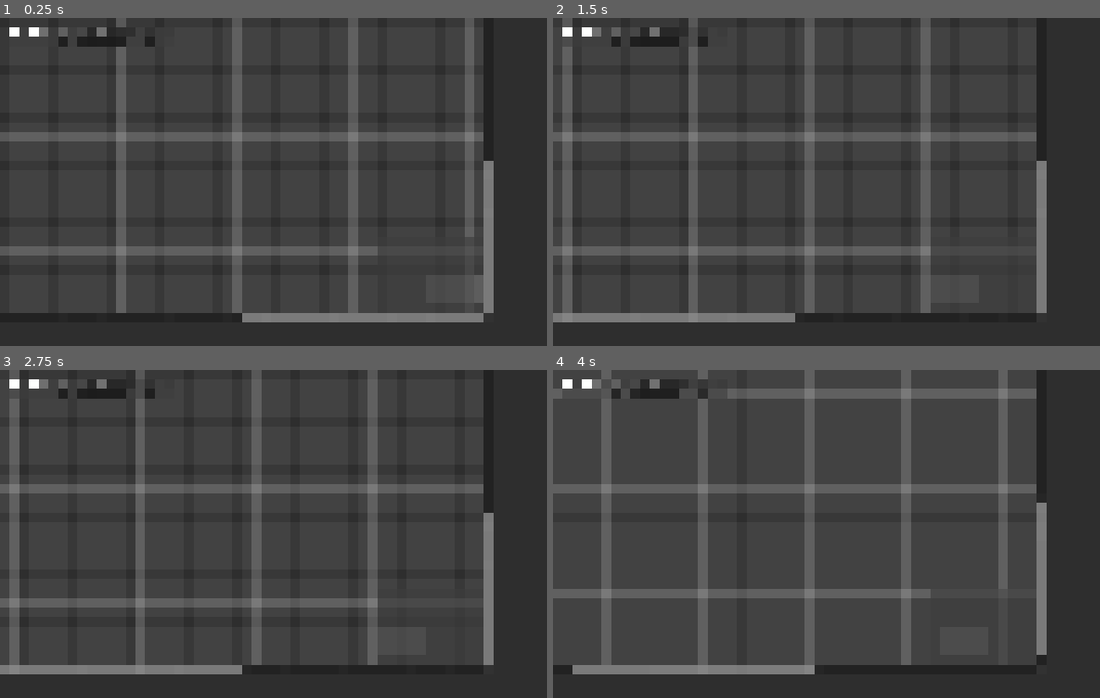
Above: before the commit, frames 1-4 (two rows, left to right).
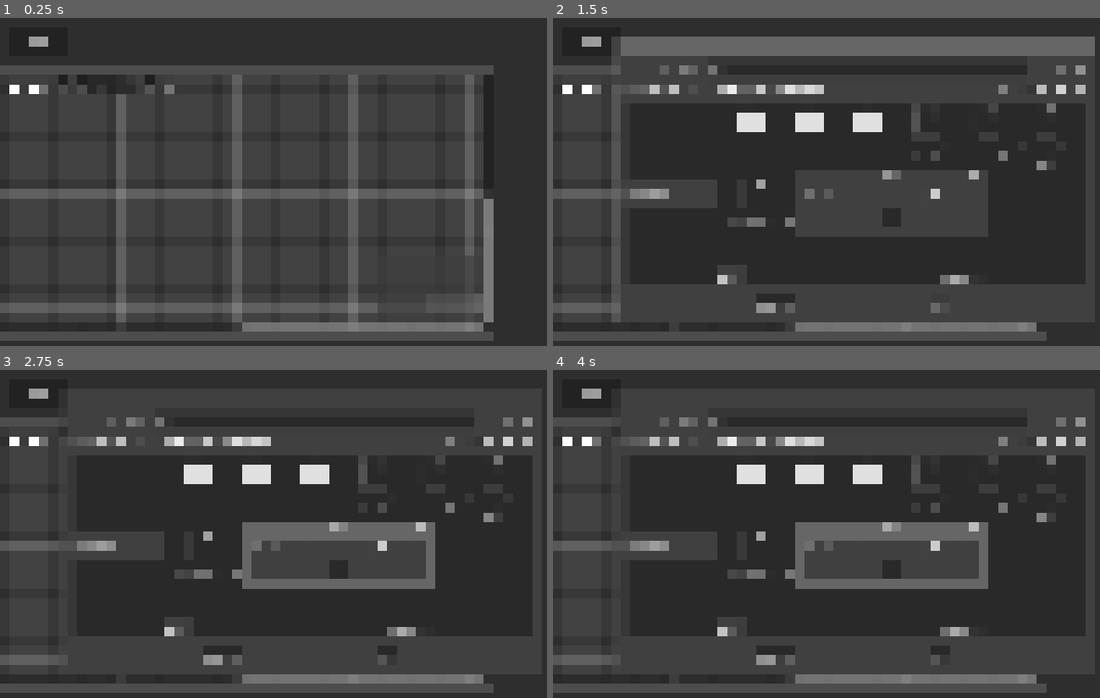
Above: after the commit, the same moments.

Repository: jsaur92/edamame
Game: Godot game, scene res://scenes/editor/editor.tscn
Two runs of this game, one before a commit and one after it. Both use one fixed random seed, a clock stepped at 60 frames per second and the inputs below. This scene is started directly instead of the project's main scene. The engine's default icon, where the game draws it, is replaced by a stand-in: a white triangle on a blue panel in a dark square.
Inputs (mouse positions are in pixels of both pictures, inside the frame that each line leads up to; where the layout moved, square brackets give the same spot in the first picture):
- Up to frame 1 (0.25 s): no input
- Up to frame 2 (1.5 s): click (591, 40) at 0.5 s, where only the run after the commit has a clickable "Save"; click (941, 306) at 1.25 s, where only the run after the commit has a clickable "Save"
- Up to frame 3 (2.75 s): click (114, 422) at 2.02 s
- Up to frame 4 (4 s): click (667, 422) at 2.77 s; click (569, 438) [569, 386] at 3.5 s

The runs differ from the first frame. In frame 1, 19% of the frame differs, in the area x 0-91%, y 0-99%; in frame 2, 40%; in frame 3, 39%; in frame 4, 49%, in the area x 0-98%, y 0-99%.
Error before the commit: Invalid access to property or key 'object_library' on a base object of type 'Nil'. (res://scripts/nodes/editor.gd:42)
Error after the commit: Invalid access to property or key 'object_library' on a base object of type 'Nil'. (res://scripts/nodes/editor.gd:43)

Commit message:
implement saving in the editor

Diff:
--- a/scenes/editor/editor.tscn
+++ b/scenes/editor/editor.tscn
@@ -6,7 +6,7 @@
 [sub_resource type="StyleBoxFlat" id="StyleBoxFlat_dhn8j"]
 bg_color = Color(0.21960784, 0.21960784, 0.21960784, 1)
 
-[node name="Editor" type="Control" unique_id=302396334 node_paths=PackedStringArray("v_split_left_side", "objects_dock", "inspector_tab", "game_viewport", "environment_graph", "dragables_root", "above_left_side")]
+[node name="Editor" type="Control" unique_id=302396334 node_paths=PackedStringArray("v_split_left_side", "objects_dock", "inspector_tab", "game_viewport", "environment_graph", "dragables_root", "above_left_side", "file_dialog")]
 layout_mode = 3
 anchors_preset = 15
 anchor_right = 1.0
@@ -15,13 +15,14 @@
 grow_vertical = 2
 mouse_filter = 2
 script = ExtResource("1_bc6i7")
-v_split_left_side = NodePath("HSplitContainer/Control/VSplitContainer")
-objects_dock = NodePath("HSplitContainer/Control/VSplitContainer/Panel/ObjectsDock")
+v_split_left_side = NodePath("HSplitContainer/LeftSide/VSplitContainer")
+objects_dock = NodePath("HSplitContainer/LeftSide/VSplitContainer/Panel/ObjectsDock")
 inspector_tab = NodePath("HSplitContainer/Inspector/InspectorTab")
-game_viewport = NodePath("HSplitContainer/Control/VSplitContainer/EnvironmentGraphContainer/GameViewContainer/GameViewport")
-environment_graph = NodePath("HSplitContainer/Control/VSplitContainer/EnvironmentGraphContainer")
-dragables_root = NodePath("HSplitContainer/Control/VSplitContainer/EnvironmentGraphContainer/DragablesRoot")
-above_left_side = NodePath("HSplitContainer/Control/AboveLeftSide")
+game_viewport = NodePath("HSplitContainer/LeftSide/VSplitContainer/EnvironmentGraphContainer/GameViewContainer/GameViewport")
+environment_graph = NodePath("HSplitContainer/LeftSide/VSplitContainer/EnvironmentGraphContainer")
+dragables_root = NodePath("HSplitContainer/LeftSide/VSplitContainer/EnvironmentGraphContainer/DragablesRoot")
+above_left_side = NodePath("HSplitContainer/LeftSide/LeftSideAbove")
+file_dialog = NodePath("FileDialog")
 
 [node name="HSplitContainer" type="HSplitContainer" parent="." unique_id=1973835883]
 layout_mode = 1
@@ -34,53 +35,66 @@
 split_offsets = PackedInt32Array(832)
 split_offset = 832
 
-[node name="Control" type="Control" parent="HSplitContainer" unique_id=1965081007]
-layout_mode = 2
-mouse_filter = 2
-
-[node name="VSplitContainer" type="VSplitContainer" parent="HSplitContainer/Control" unique_id=346023758]
-layout_mode = 1
-anchors_preset = 15
-anchor_right = 1.0
-anchor_bottom = 1.0
-grow_horizontal = 2
-grow_vertical = 2
-mouse_filter = 2
-split_offsets = PackedInt32Array(512)
-split_offset = 512
-
-[node name="EnvironmentGraphContainer" type="GraphEdit" parent="HSplitContainer/Control/VSplitContainer" unique_id=868302950]
-layout_mode = 2
+[node name="LeftSide" type="Control" parent="HSplitContainer" unique_id=1965081007]
+layout_mode = 2
+mouse_filter = 2
+
+[node name="VSplitContainer" type="VSplitContainer" parent="HSplitContainer/LeftSide" unique_id=346023758]
+layout_mode = 1
+anchors_preset = 15
+anchor_right = 1.0
+anchor_bottom = 1.0
+grow_horizontal = 2
+grow_vertical = 2
+mouse_filter = 2
+split_offsets = PackedInt32Array(80, 534)
+split_offset = 80
+
+[node name="FilePanel" type="Panel" parent="HSplitContainer/LeftSide/VSplitContainer" unique_id=1012164895]
+clip_contents = true
+layout_mode = 2
+
+[node name="SaveButton" type="Button" parent="HSplitContainer/LeftSide/VSplitContainer/FilePanel" unique_id=90335498]
+layout_mode = 0
+offset_left = 19.0
+offset_top = 19.0
+offset_right = 108.0
+offset_bottom = 59.0
+text = "Save"
+
+[node name="EnvironmentGraphContainer" type="GraphEdit" parent="HSplitContainer/LeftSide/VSplitContainer" unique_id=868302950]
+layout_mode = 2
+scroll_offset = Vector2(0, -102)
 minimap_size = Vector2(180, 120)
 
-[node name="GameViewContainer" type="SubViewportContainer" parent="HSplitContainer/Control/VSplitContainer/EnvironmentGraphContainer" unique_id=1802276125]
-layout_mode = 1
-anchors_preset = 15
-anchor_right = 1.0
-anchor_bottom = 1.0
-grow_horizontal = 2
-grow_vertical = 2
-
-[node name="GameViewport" type="SubViewport" parent="HSplitContainer/Control/VSplitContainer/EnvironmentGraphContainer/GameViewContainer" unique_id=1258534256]
+[node name="GameViewContainer" type="SubViewportContainer" parent="HSplitContainer/LeftSide/VSplitContainer/EnvironmentGraphContainer" unique_id=1802276125]
+layout_mode = 1
+anchors_preset = 15
+anchor_right = 1.0
+anchor_bottom = 1.0
+grow_horizontal = 2
+grow_vertical = 2
+
+[node name="GameViewport" type="SubViewport" parent="HSplitContainer/LeftSide/VSplitContainer/EnvironmentGraphContainer/GameViewContainer" unique_id=1258534256]
 transparent_bg = true
 handle_input_locally = false
 size = Vector2i(852, 512)
 size_2d_override_stretch = true
 render_target_update_mode = 4
 
-[node name="DragablesRoot" type="Control" parent="HSplitContainer/Control/VSplitContainer/EnvironmentGraphContainer" unique_id=967166414]
-layout_mode = 1
-anchors_preset = 15
-anchor_right = 1.0
-anchor_bottom = 1.0
-grow_horizontal = 2
-grow_vertical = 2
-mouse_filter = 2
-
-[node name="Panel" type="Panel" parent="HSplitContainer/Control/VSplitContainer" unique_id=1907634130]
-layout_mode = 2
-
-[node name="ObjectsDock" type="HFlowContainer" parent="HSplitContainer/Control/VSplitContainer/Panel" unique_id=1870313904]
+[node name="DragablesRoot" type="Control" parent="HSplitContainer/LeftSide/VSplitContainer/EnvironmentGraphContainer" unique_id=967166414]
+layout_mode = 1
+anchors_preset = 15
+anchor_right = 1.0
+anchor_bottom = 1.0
+grow_horizontal = 2
+grow_vertical = 2
+mouse_filter = 2
+
+[node name="Panel" type="Panel" parent="HSplitContainer/LeftSide/VSplitContainer" unique_id=1907634130]
+layout_mode = 2
+
+[node name="ObjectsDock" type="HFlowContainer" parent="HSplitContainer/LeftSide/VSplitContainer/Panel" unique_id=1870313904]
 layout_mode = 1
 anchors_preset = -1
 anchor_right = 1.0
@@ -89,7 +103,7 @@
 offset_bottom = -99.64801
 grow_horizontal = 2
 
-[node name="AboveLeftSide" type="Control" parent="HSplitContainer/Control" unique_id=1333352097]
+[node name="LeftSideAbove" type="Control" parent="HSplitContainer/LeftSide" unique_id=1333352097]
 z_index = 100
 clip_contents = true
 layout_mode = 1
@@ -193,4 +207,8 @@
 grow_horizontal = 1
 grow_vertical = 1
 
-[connection signal="scroll_offset_changed" from="HSplitContainer/Control/VSplitContainer/EnvironmentGraphContainer" to="." method="_on_environment_graph_container_scroll_offset_changed"]
+[node name="FileDialog" type="FileDialog" parent="." unique_id=1161373797]
+
+[connection signal="pressed" from="HSplitContainer/LeftSide/VSplitContainer/FilePanel/SaveButton" to="." method="_on_save_button_pressed"]
+[connection signal="scroll_offset_changed" from="HSplitContainer/LeftSide/VSplitContainer/EnvironmentGraphContainer" to="." method="_on_environment_graph_container_scroll_offset_changed"]
+[connection signal="file_selected" from="FileDialog" to="." method="_on_file_dialog_file_selected"]
--- a/scripts/nodes/editor.gd
+++ b/scripts/nodes/editor.gd
@@ -10,6 +10,7 @@
 @export var environment_graph : GraphEdit
 @export var dragables_root : Control
 @export var above_left_side : Control
+@export var file_dialog : FileDialog
 var environment : GameEnvironment
 var scroll_offset : Vector2 = Vector2.ZERO
 
@@ -53,7 +54,7 @@
 
 
 func get_object_dock_top() -> float:
-	return v_split_left_side.split_offsets[0]
+	return v_split_left_side.position.y + v_split_left_side.split_offsets[1]
 
 
 ## Completely remove a GameObject and its DGP from the editor view and its data from the
@@ -61,6 +62,10 @@
 func remove_object(dgp:DragableGOParent) -> void:
 	environment.environment_data.remove_object( dgp.game_object.get_instance_data() )
 	dgp.queue_free()
+
+
+func get_mouse_pos_in_environment() -> Vector2:
+	return environment.get_mouse_pos_in_environment() - Vector2(0, v_split_left_side.split_offsets[0])
 
 
 func _on_object_thumbnail_clicked(ot:ObjectThumbnail) -> void:
@@ -80,12 +85,12 @@
 
 func _on_dragable_container_clicked(dgp:DragableGOParent) -> void:
 	dgp.reparent(above_left_side)
-	dgp.game_object.instance_data.position = environment.get_mouse_pos_in_environment()
+	dgp.game_object.instance_data.position = get_mouse_pos_in_environment()
 	inspector_tab.update_panel(dgp.game_object.get_instance_data())
 
 
 func _on_dragable_container_dragged(dgp:DragableGOParent) -> void:
-	dgp.game_object.instance_data.position = environment.get_mouse_pos_in_environment()
+	dgp.game_object.instance_data.position = get_mouse_pos_in_environment()
 	inspector_tab.update_panel(dgp.game_object.get_instance_data())
 
 
@@ -94,7 +99,7 @@
 		remove_object(dgp)
 	else:
 		dgp.reparent(dragables_root)
-		dgp.game_object.instance_data.position = environment.get_mouse_pos_in_environment()
+		dgp.game_object.instance_data.position = get_mouse_pos_in_environment()
 		inspector_tab.update_panel(dgp.game_object.get_instance_data())
 
 
@@ -103,7 +108,7 @@
 	#for updating object data, find every instance of an object and update them.
 	if object is ObjectData:
 		for dragable:DragableGOParent in dragables_root.get_children():
-			if dragable.contained.get_object_data() == object:
+			if dragable.game_object.get_object_data() == object:
 				dragable.update()
 
 	#for updating instance data, find the instance and update it.
@@ -122,3 +127,11 @@
 		dragables_root.position = environment.position
 		# TODO: make zoom work
 		#game_viewport.size_2d_override = game_viewport.size / environment_graph.zoom
+
+
+func _on_save_button_pressed() -> void:
+	file_dialog.popup_file_dialog()
+
+
+func _on_file_dialog_file_selected(path: String) -> void:
+	ResourceSaver.save(game_data, path)
--- a/scripts/nodes/generic_dragable_control_parent.gd
+++ b/scripts/nodes/generic_dragable_control_parent.gd
@@ -60,6 +60,10 @@
 	return (Time.get_ticks_msec()-time_last_clicked) / 1000.
 
 
+func update() -> void:
+	position = game_object.get_instance_data().position - size/2
+
+
 func _on_gui_input(event: InputEvent) -> void:
 	if event is InputEventMouseButton:
 		held = event.is_pressed()
